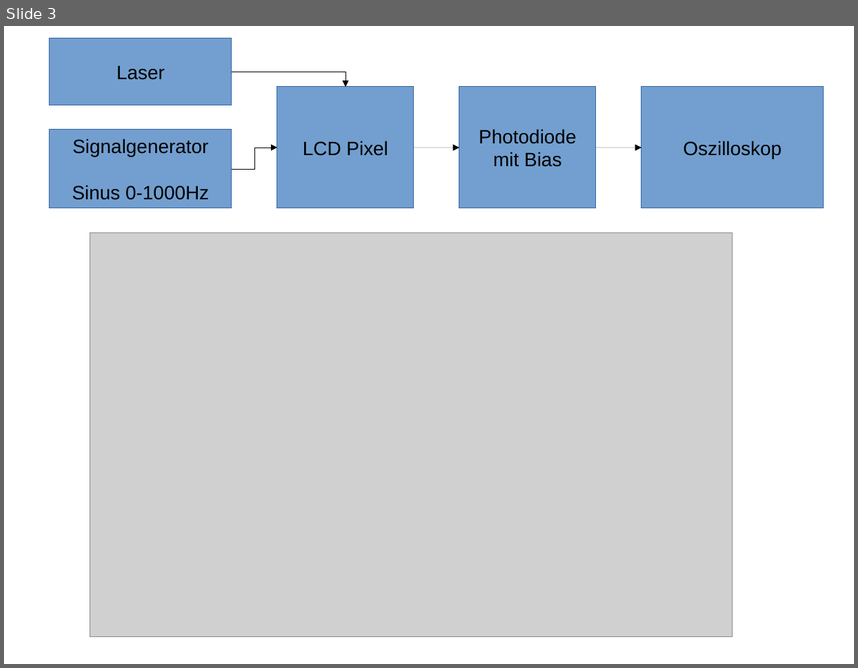
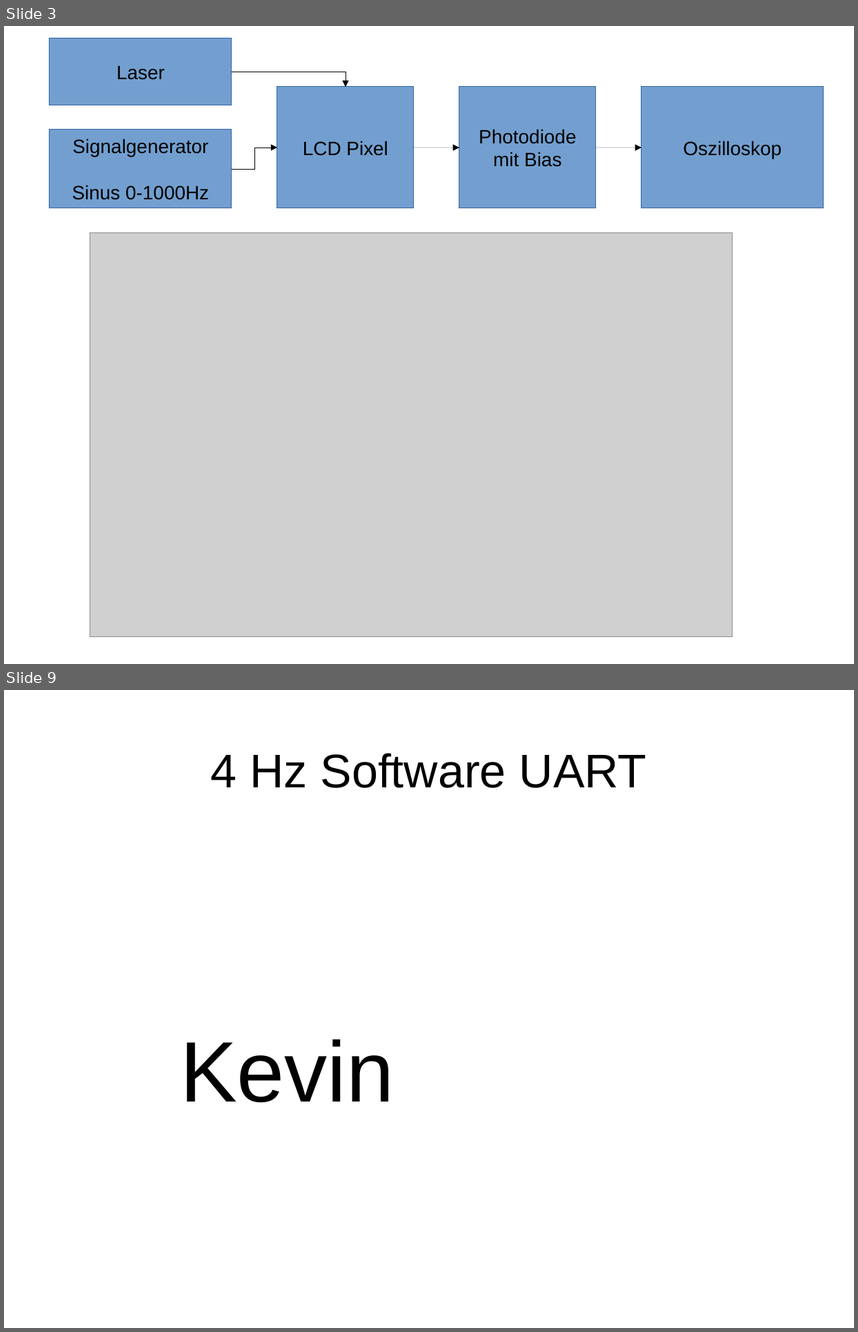
Before and after one commit to ekiwi/iph, a slide deck: presentation/pres01.odp. Shown one above the other, each under a label of ours: slide 3 before the commit, slides 3 and 9 after it; the slides between them are not shown. The pictures are 858x668 and 858x1332 pixels, drawn with LibreOffice and Linux fonts; fonts in the diff are those of the drawing; grey boxes stand for pictures. Boxes give left, top, right and bottom in pixels: in the first picture for what was removed or moved away, otherwise in the second. Text is boxed around its words. In the diff, an @@ line names an element or a change of style, - is before the commit and + after.

```diff
--- a/presentation/pres01.odp
+++ b/presentation/pres01.odp
@@ slide 9 added at [4, 690, 854, 1328], background #FFFFFF @@
@@ title added at [210, 753, 647, 788], 44 pt, text #000000 @@
+4 Hz Software UART
@@ text added at [180, 1039, 394, 1103], 80 pt, text #000000 @@
+Kevin
```
Also in this commit, not shown: 1 slide changed, 6 other slides added.
